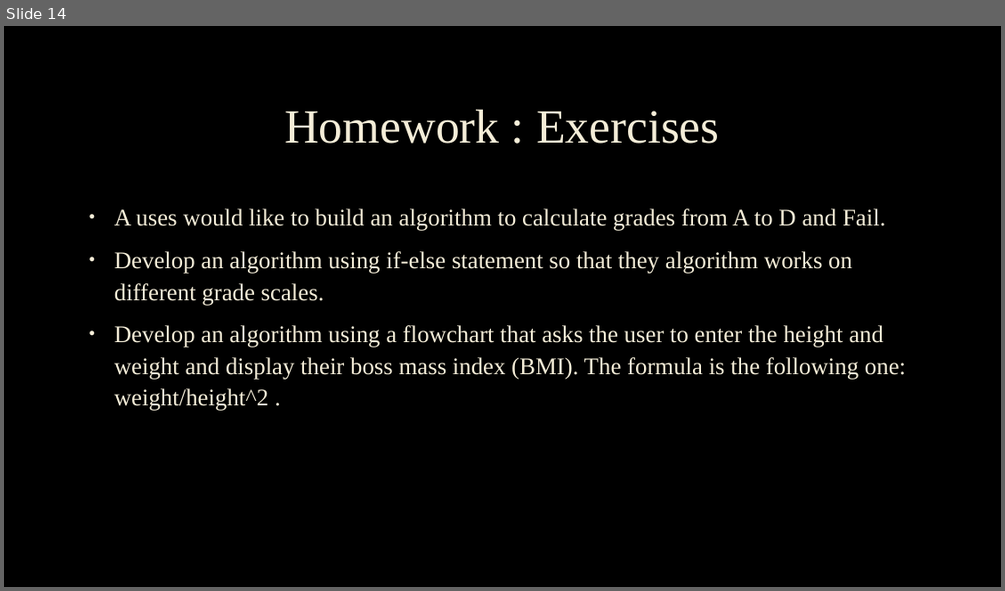
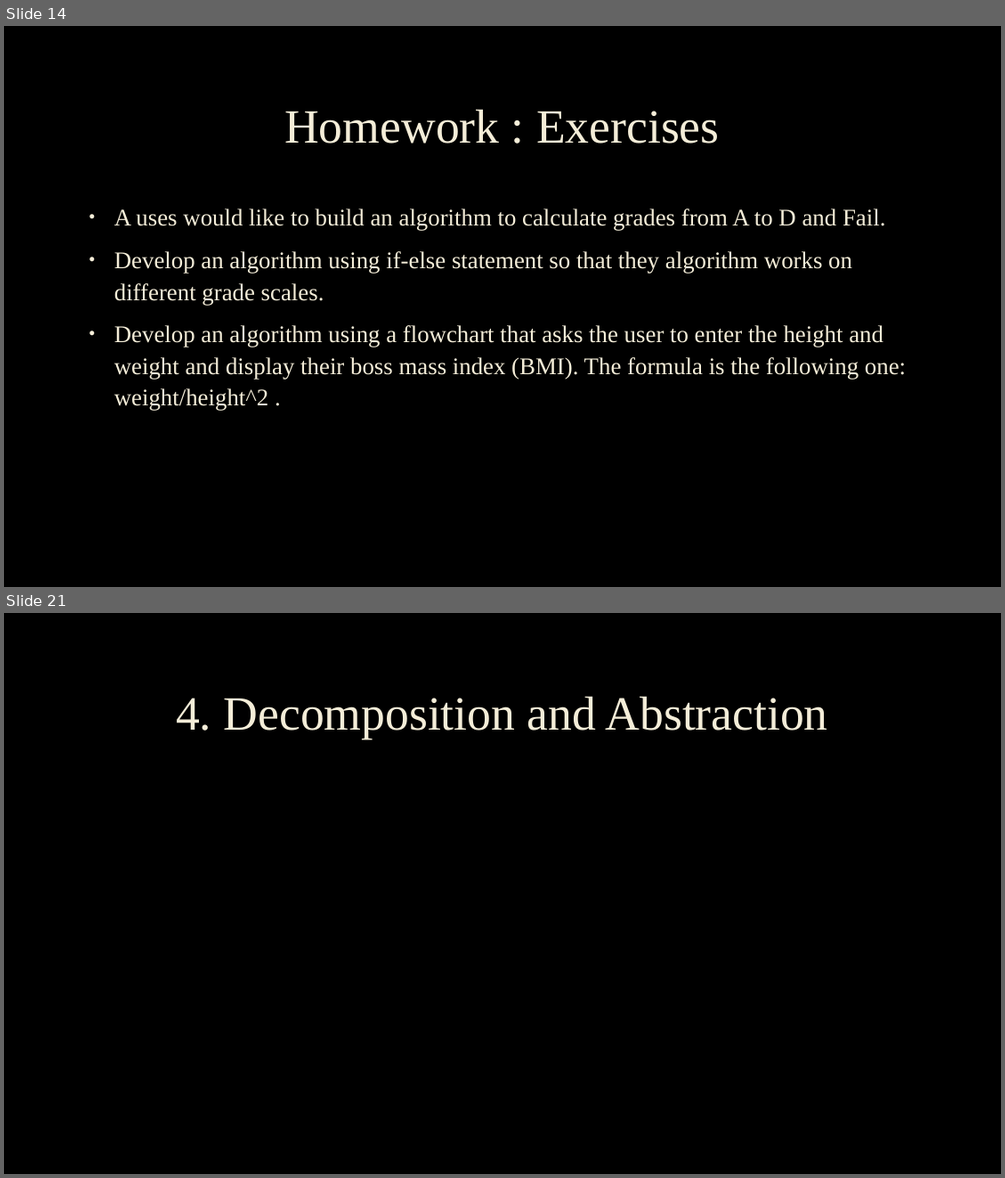
Before and after one commit to chrisasim/GCSEComputerScience-9-1-, a slide deck: Computer Science GCSE(9-1) (2).pptx. Shown one above the other, each under a label of ours: slide 14 before the commit, slides 14 and 21 after it; the slides between them are not shown. The pictures are 1005x591 and 1005x1178 pixels, drawn with LibreOffice and Linux fonts; fonts in the diff are those of the drawing; background and template pictures are left out. Boxes give left, top, right and bottom in pixels: in the first picture for what was removed or moved away, otherwise in the second. Text is boxed around its words. In the diff, an @@ line names an element or a change of style, - is before the commit and + after.

```diff
--- a/Computer Science GCSE(9-1) (2).pptx
+++ b/Computer Science GCSE(9-1) (2).pptx
@@ slide 21 added at [4, 613, 1001, 1174], background picture (left out) @@
@@ title added at [176, 696, 828, 738], 46 pt, text #F4EDD8 @@
+4. Decomposition and Abstraction
```
Also in this commit, not shown: 1 slide changed, 5 other slides added.
